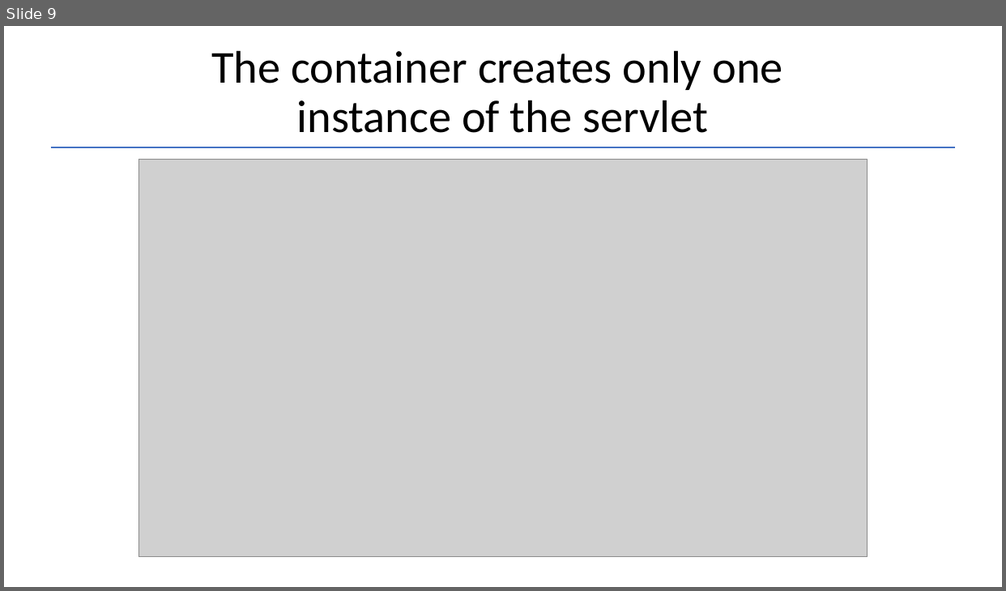
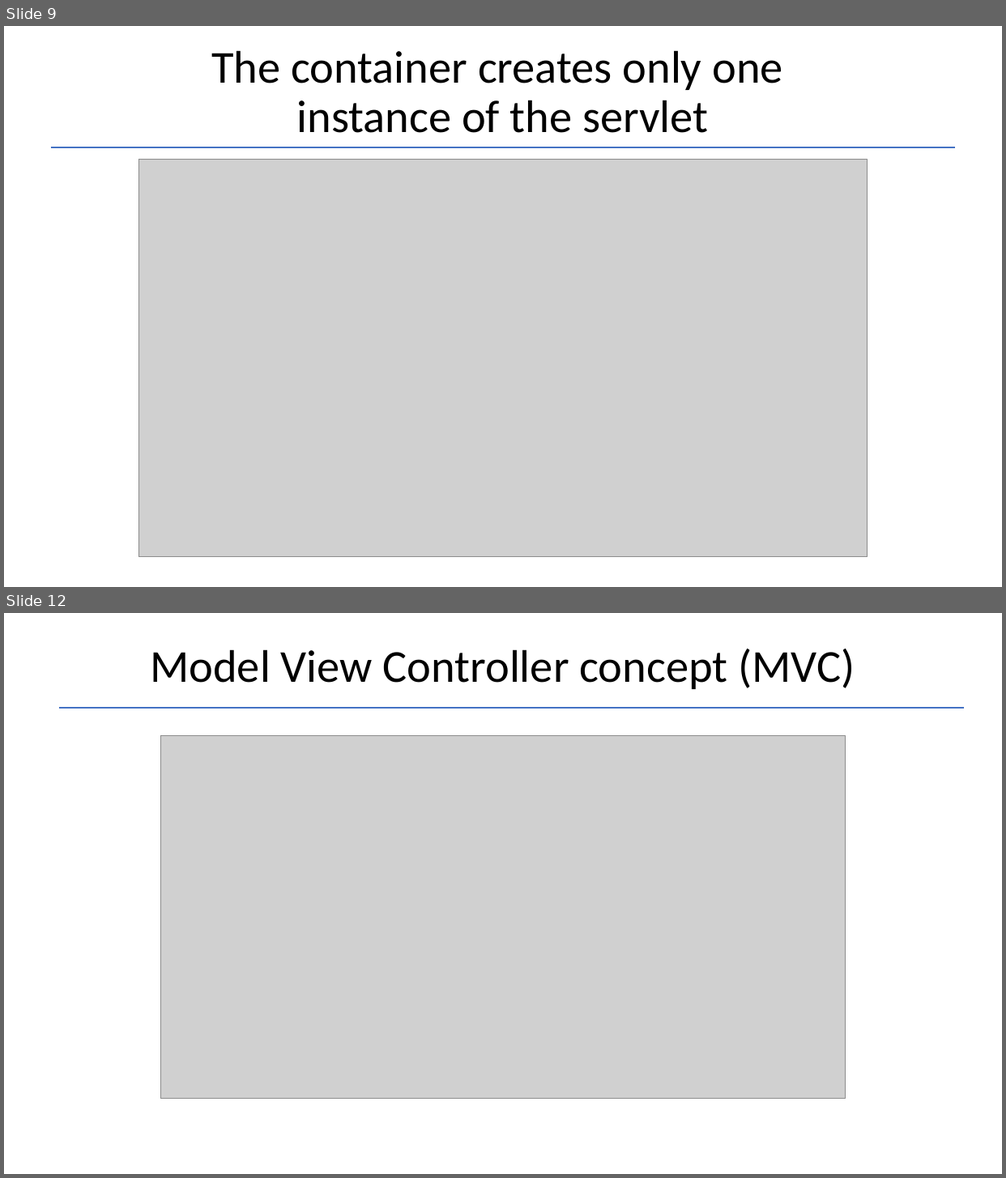
Before and after one commit to Garnik94/Levelup_presentations, a slide deck: Servlet/Servlet_Presentation.pptx. Shown one above the other, each under a label of ours: slide 9 before the commit, slides 9 and 12 after it; the slides between them are not shown. The pictures are 1006x591 and 1006x1178 pixels, drawn with LibreOffice and Linux fonts; fonts in the diff are those of the drawing; grey boxes stand for pictures. Boxes give left, top, right and bottom in pixels: in the first picture for what was removed or moved away, otherwise in the second. Text is boxed around its words. In the diff, an @@ line names an element or a change of style, - is before the commit and + after.

```diff
--- a/Servlet/Servlet_Presentation.pptx
+++ b/Servlet/Servlet_Presentation.pptx
@@ slide 12 added at [4,613,1002,1174], background #FFFFFF @@
@@ title added at [150,649,854,689], 44 pt, text #000000 @@
+Model View Controller concept (MVC)
@@ line added from (59, 708) to (965, 708), #4472C4 1.5 pt @@
@@ picture added at [160,735,846,1099] @@
```
Also in this commit, not shown: 4 slides changed, 3 other slides added, 4 other files.
